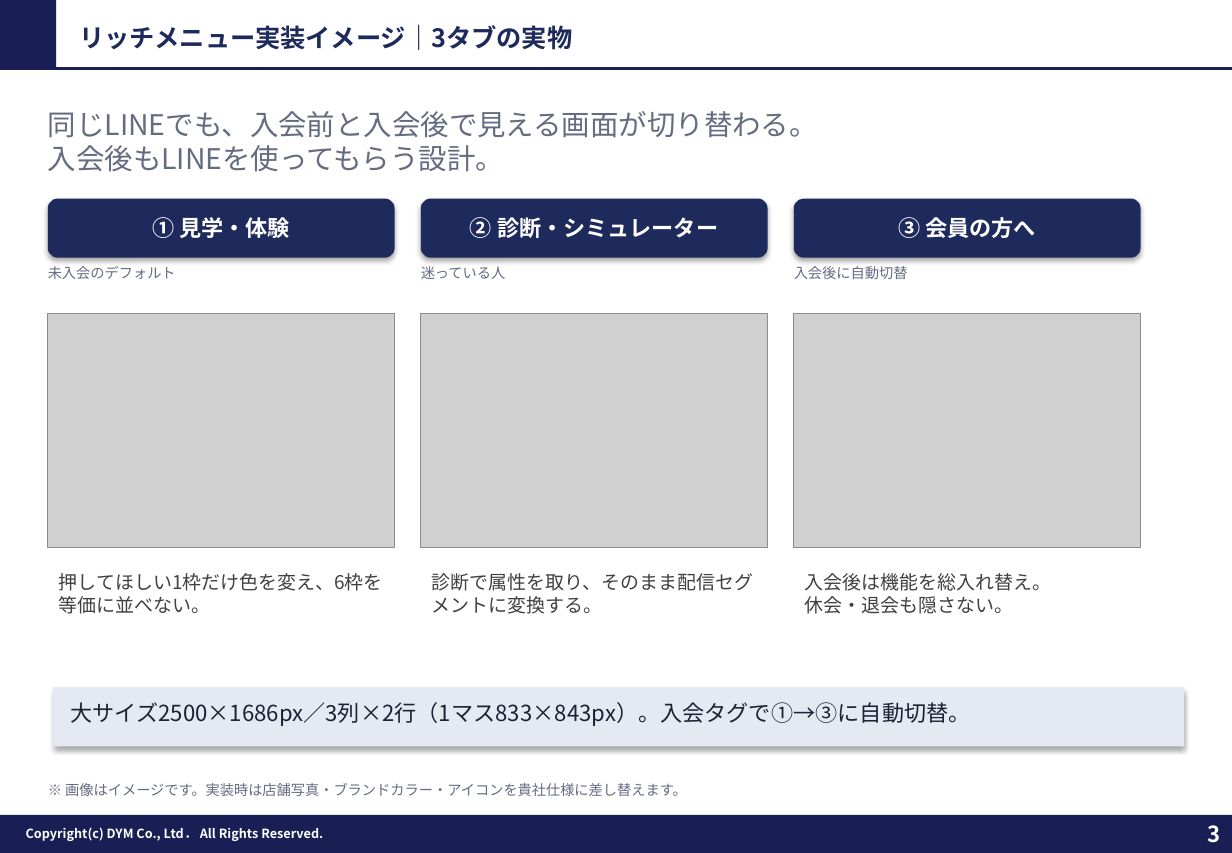
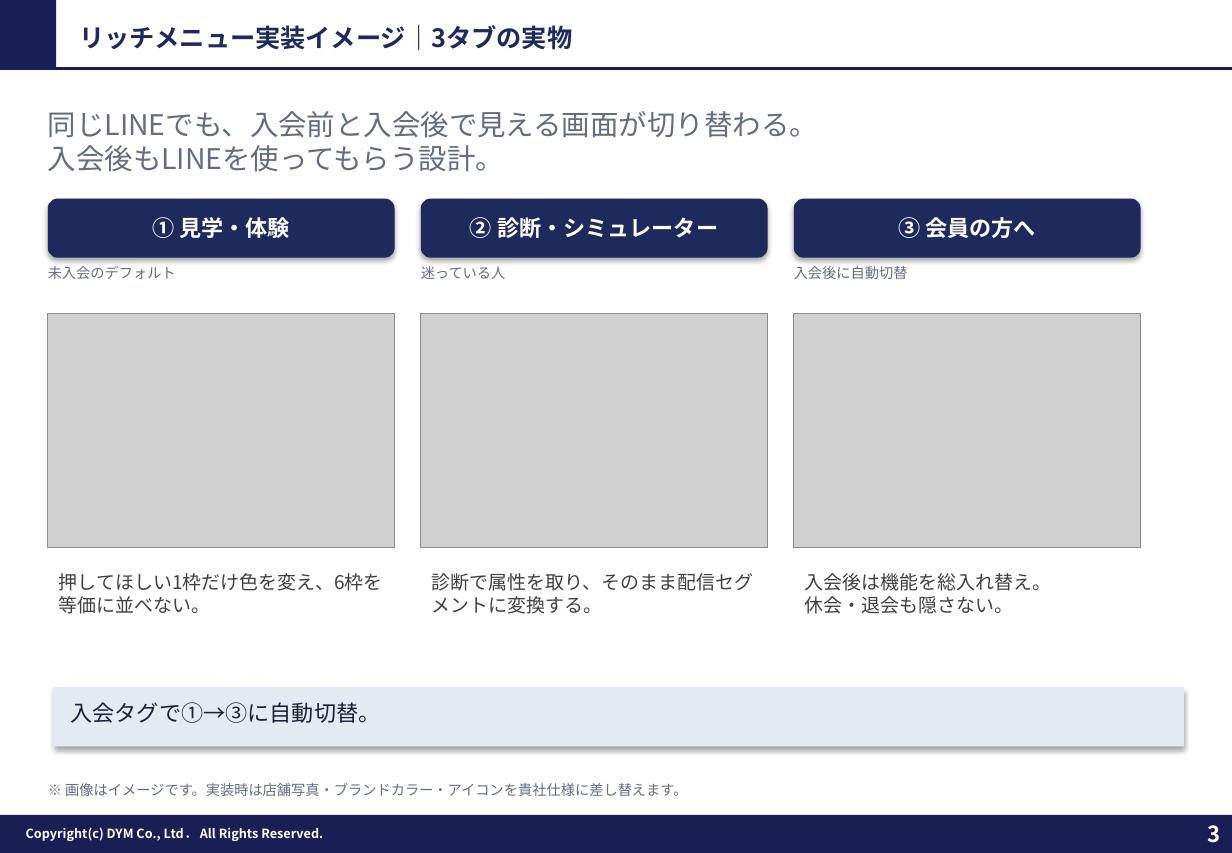
Before and after one commit to tonomura-r-dev/folder, a slide deck: slide 3 of ジム・フィットネス業界_ステップ配信_診断を厚くした版（試作）.pptx. Drawn at 1232x853 pixels with LibreOffice and Linux fonts; fonts in the diff are those of the drawing; grey boxes stand for pictures; background and template pictures are left out. Boxes give left, top, right and bottom in pixels: in the first picture for what was removed or moved away, otherwise in the second. Text is boxed around its words. In the diff, an @@ line names an element or a change of style, - is before the commit and + after.

```diff
--- a/ジム・フィットネス業界_ステップ配信_診断を厚くした版（試作）.pptx
+++ b/ジム・フィットネス業界_ステップ配信_診断を厚くした版（試作）.pptx
@@ text at (70, 702, 380, 723): text changed @@
-大サイズ2500×1686px／3列×2行（1マス833×843px）。入会タグで①→③に自動切替。
+入会タグで①→③に自動切替。
```
Also in this commit, not shown: 1 other slide changed, 3 other files.
